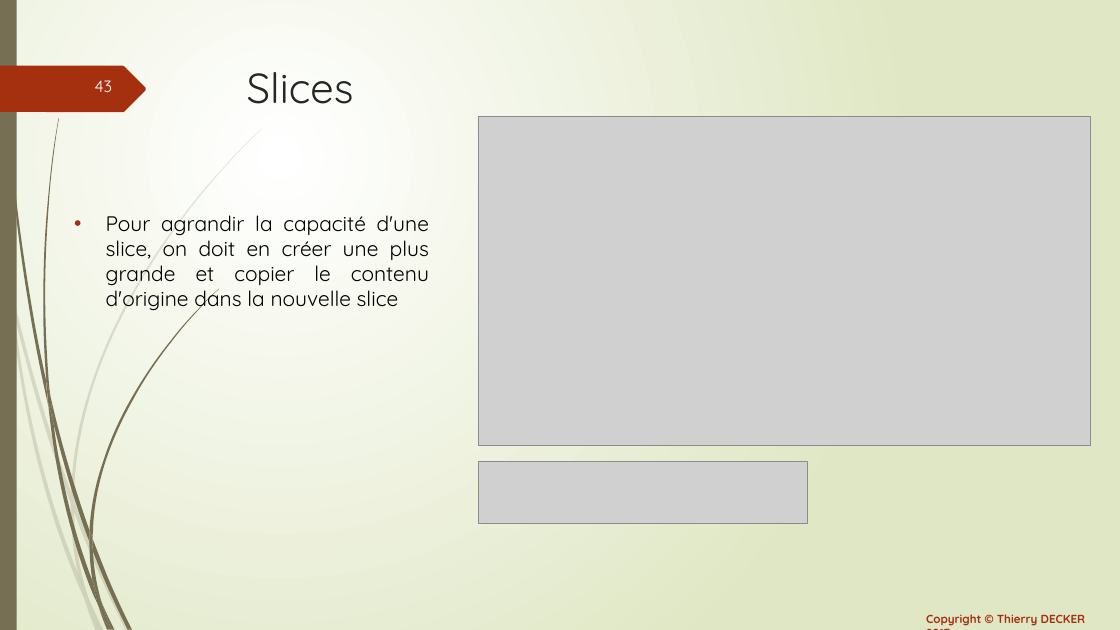
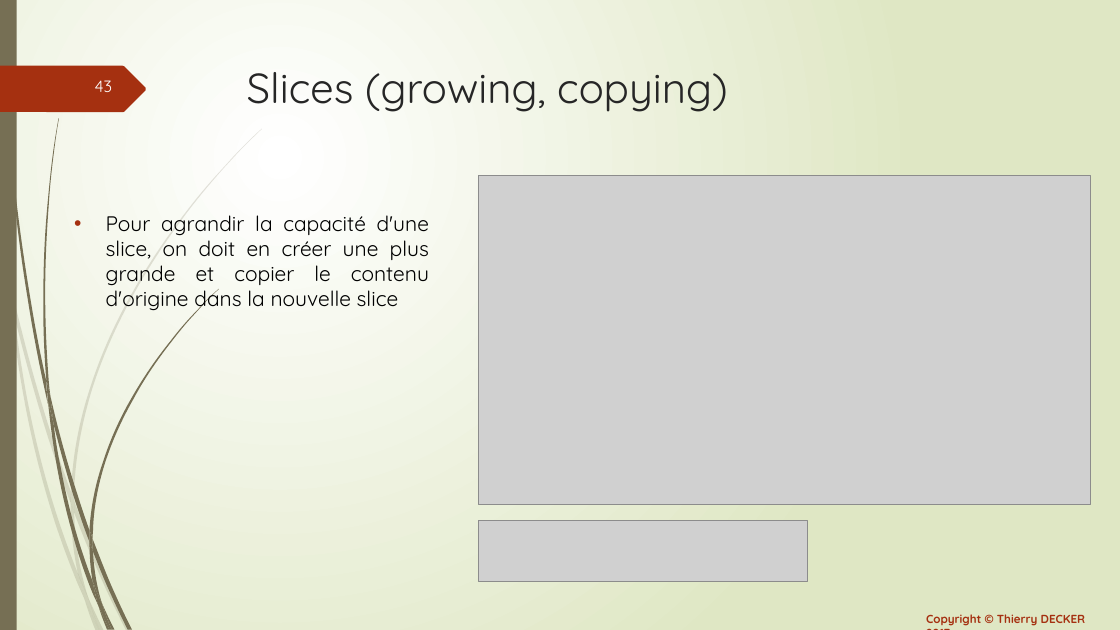
Before and after one commit to thierrydecker/learning-go, a slide deck: slide 43 of documentations/learning-go.pptx. Drawn at 1120x630 pixels with LibreOffice and Linux fonts; fonts in the diff are those of the drawing; grey boxes stand for pictures. Boxes give left, top, right and bottom in pixels: in the first picture for what was removed or moved away, otherwise in the second. Text is boxed around its words. In the diff, an @@ line names an element or a change of style, - is before the commit and + after.

Commit message:
Added slices-append

```diff
--- a/documentations/learning-go.pptx
+++ b/documentations/learning-go.pptx
@@ title at box(247, 72, 728, 112): text changed @@
-Slices
+Slices (growing, copying)
@@ picture: place and size @@
-picture at box(478, 116, 1091, 445)
+picture at box(478, 175, 1091, 504)
@@ picture: place and size @@
-picture at box(478, 462, 807, 523)
+picture at box(478, 520, 807, 581)
```
Also in this commit, not shown: 2 other slides changed, 1 slide added, 2 other files.
